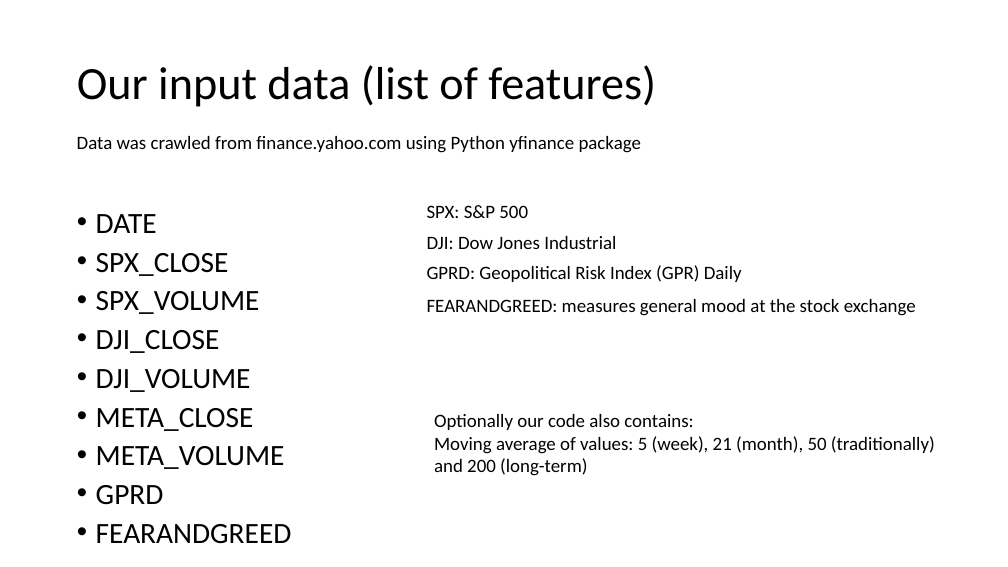
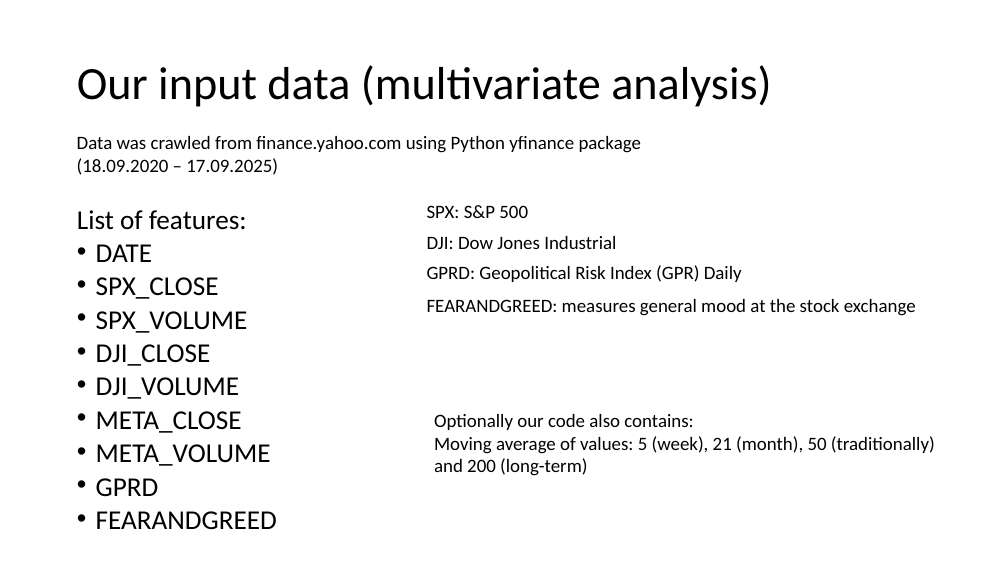
Before and after one commit to sfremerey/backprophet, a slide deck: slide 3 of Backprophet.pptx. Drawn at 1008x567 pixels with LibreOffice and Linux fonts; fonts in the diff are those of the drawing. Boxes give left, top, right and bottom in pixels: in the first picture for what was removed or moved away, otherwise in the second. Text is boxed around its words. In the diff, an @@ line names an element or a change of style, - is before the commit and + after.

Commit message:
RNN

```diff
--- a/Backprophet.pptx
+++ b/Backprophet.pptx
@@ title at (77, 65, 771, 107): text changed @@
-Our input data (list of features)
+Our input data (multivariate analysis)
@@ text at (77, 136, 641, 175): text changed @@
-Data was crawled from finance.yahoo.com using Python yfinance package
+Data was crawled from finance.yahoo.com using Python yfinance package (18.09.2020 – 17.09.2025)
@@ text at (77, 210, 247, 230): paragraph added @@
+List of features:
@@ text at (96, 244, 277, 530): size 28 to 25.9 pt in "DATE", "SPX_CLOSE", "SPX_VOLUME", "DJI_CLOSE" and 5 more places; line spacing 0.8 to 0.7 @@
```
Also in this commit, not shown: 8 other slides changed, 1 slide added.
